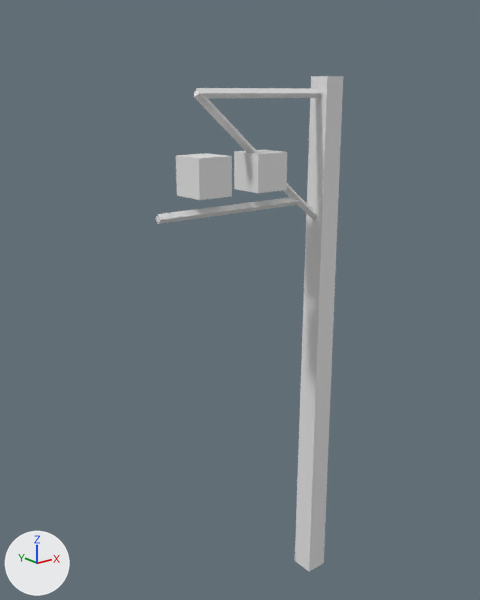
Before and after pictures for a commit that changed the OBJ model src/main/resources/assets/immersiverailroading/mast/default.obj.
One viewpoint serves both versions: a 50 mm lens placed at (-5.84, -5.69, 6.5), pointed at (-1.14, 0.18, 4.15). Lighting does not change. The marker at lower left points along +X, +Y and +Z. The picture after the commit comes second. Where no turn or scale is listed for an object, it has been applied to the vertices. Vertices at exactly the same position are counted once.

The older version as bpy lines, for what is in view:
```python
me_connector_1 = bpy.data.meshes.new('CONNECTOR_1')
me_connector_1.from_pydata(...)  # a box spanning x -1.97..-1.557, y -0.206..0.206, z 5.46..5.873
me_connector_1.materials.append(mat_default_obj)  # white #e7e7e7
me_connector_2 = bpy.data.meshes.new('CONNECTOR_2')
me_connector_2.from_pydata(...)  # a box spanning x -1.201..-0.788, y -0.206..0.206, z 5.46..5.873
me_connector_2.materials.append(mat_default_obj)  # white #e7e7e7
me_cube_001 = bpy.data.meshes.new('Cube.001')
me_cube_001.from_pydata(...)  # 8 vertices, 12 faces; spans x -0.15..0.15, y -0.15..0.15, z 0.0..6.67
me_cube_001.materials.append(mat_default_obj)  # white #e7e7e7
# before: 1 (-0.13, 0.13, 6.67) at pixel (311, 76), 3 (0.13, 0.13, 6.67) at pixel (326, 76), 5 (0.13, -0.13, 6.67) at pixel (343, 76), 7 (-0.13, -0.13, 6.67) at pixel (327, 76)
me_plane_001 = bpy.data.meshes.new('Plane.001')
me_plane_001.from_pydata(...)  # 26 vertices, 48 faces; spans x -2.34..-0.09, y -0.05..0.05, z 5.02..6.54
me_plane_001.materials.append(mat_default_obj)  # white #e7e7e7
ob_connector_1 = bpy.data.objects.new('CONNECTOR_1', me_connector_1)
ob_connector_1.location = (0.0, 0.0, 0.0)
ob_connector_2 = bpy.data.objects.new('CONNECTOR_2', me_connector_2)
ob_connector_2.location = (0.0, 0.0, 0.0)
ob_cube_001 = bpy.data.objects.new('Cube.001', me_cube_001)
ob_cube_001.location = (0.0, 0.0, 0.0)
ob_plane_001 = bpy.data.objects.new('Plane.001', me_plane_001)
ob_plane_001.location = (0.0, 0.0, 0.0)
```
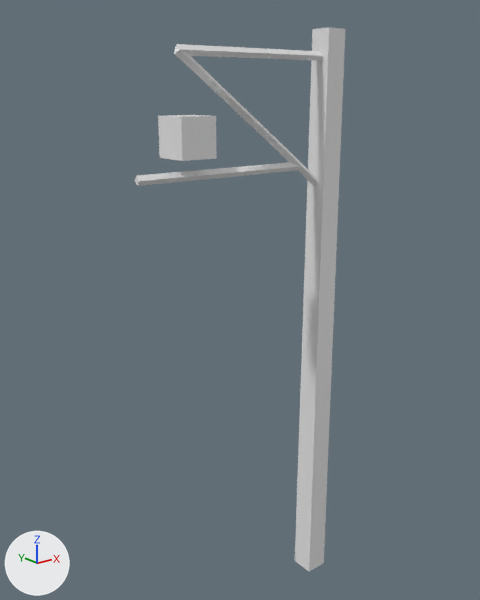
Commit message: [other] Changed default model

Pixel boxes [x1, y1, x2, y2] of what changed, in the pictures (480 x 600 px; the box of a moved part takes in the faces that stretch with it):
'Cube.001', reshaped (10% taller)
    before: [295, 76, 343, 572]
    after: [295, 27, 345, 572]
'Plane.001', reshaped (13% wider)
    before: [155, 88, 321, 224]
    after: [135, 44, 323, 186]
'CONNECTOR_1', moved
    before: [176, 153, 232, 200]
    after: [158, 115, 217, 161]
'CONNECTOR_2', deleted
    before: [234, 150, 287, 193]
part 3 of me_plane_001, moved or reshaped
    before: [155, 88, 321, 224]
    after: [135, 44, 323, 186]
part 4 of me_plane_001, moved or reshaped
    before: [297, 197, 317, 219]
    after: [298, 163, 318, 186]

Edits to the bpy script that builds the scene:
```text
Change me_connector_1:
    used by ob_connector_1; location = (0.0, 0.0, 0.0)
    remove me_connector_1.from_pydata(...)  # 8 vertices, 12 faces; spans x -1.97..-1.557, y -0.206..0.206, z 5.46..5.873
    add me_connector_1.from_pydata(...)  # 8 vertices, 12 faces; spans x -2.165..-1.752, y -0.206..0.206, z 5.86..6.273
    me_connector_1 part 1: the whole mesh is moved by (-0.195, 0.0, 0.4)
Change me_cube_001:
    used by ob_cube_001; location = (0.0, 0.0, 0.0)
    remove me_cube_001.from_pydata(...)  # 8 vertices, 12 faces; spans x -0.15..0.15, y -0.15..0.15, z 0.0..6.67
    add me_cube_001.from_pydata(...)  # 8 vertices, 12 faces; spans x -0.15..0.15, y -0.15..0.15, z 0.0..7.18
    me_cube_001 part 2
    add for i in [1, 3, 5, 7]: me_cube_001.vertices[i].co += Vector((0.0, 0.0, 0.51))
Change me_plane_001:
    used by ob_plane_001; location = (0.0, 0.0, 0.0)
    remove me_plane_001.from_pydata(...)  # 26 vertices, 48 faces; spans x -2.34..-0.09, y -0.05..0.05, z 5.02..6.54
    add me_plane_001.from_pydata(...)  # 26 vertices, 48 faces; spans x -2.56..-0.09, y -0.05..0.05, z 5.42..6.94
    me_plane_001 part 3: all 10 vertices in x -2.34..-1.8, y -0.05..0.05, z 5.23..6.54 are moved by (-0.22, 0.0, 0.4)
    me_plane_001 part 4: all 16 vertices in x -0.44..-0.09, y -0.05..0.05, z 5.02..6.54 are moved by (0.0, 0.0, 0.4)
Remove ob_connector_2:
    ob_connector_2 = bpy.data.objects.new('CONNECTOR_2', me_connector_2)
    ob_connector_2.location = (0.0, 0.0, 0.0)
```
